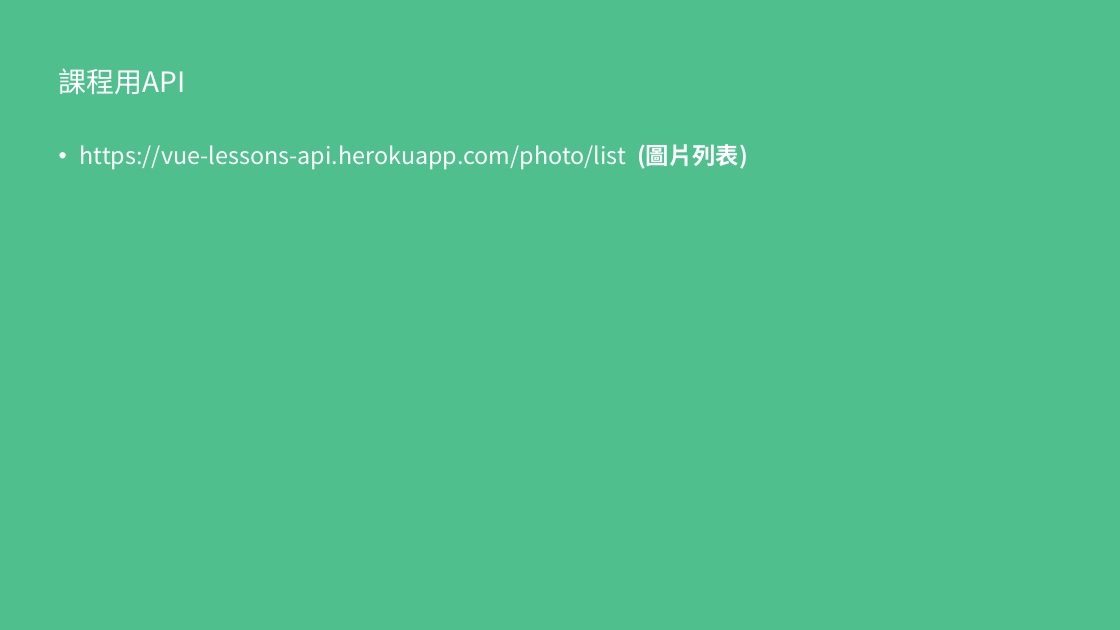
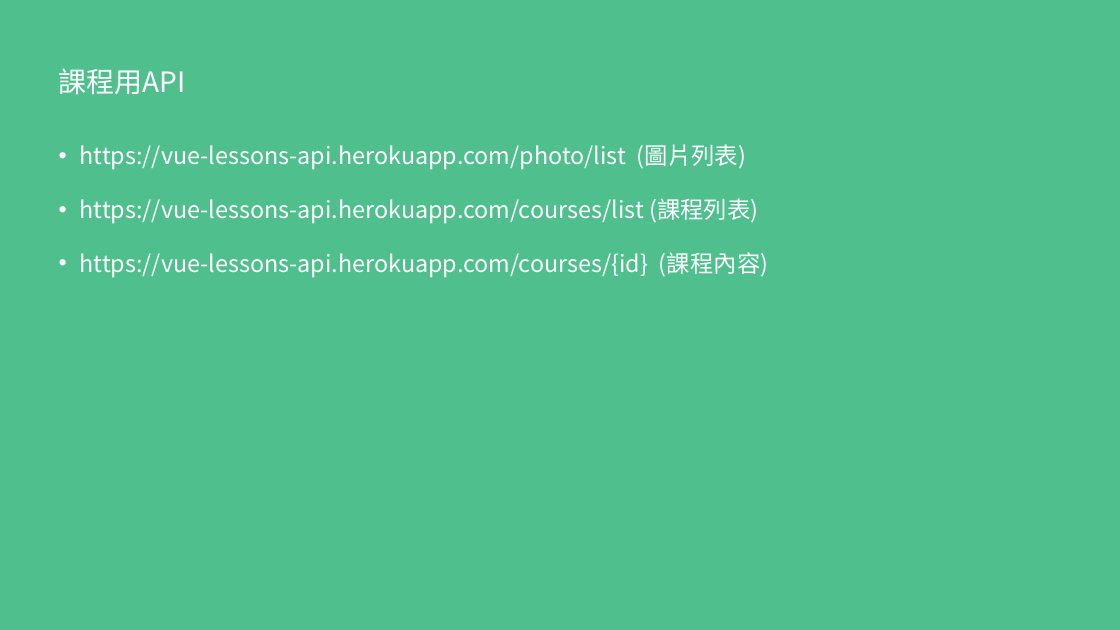
Before and after one commit to MikeOnlineCourse/Vue3_Course_Nuxt_Example, a slide deck: slide 15 of nuxt.pptx (slide 13 before the commit). Drawn at 1120x630 pixels with LibreOffice and Linux fonts; fonts in the diff are those of the drawing. Boxes give left, top, right and bottom in pixels: in the first picture for what was removed or moved away, otherwise in the second. Text is boxed around its words. In the diff, an @@ line names an element or a change of style, - is before the commit and + after.

```diff
--- a/nuxt.pptx
+++ b/nuxt.pptx
@@ text at (80,144,746,170): bold off in "(圖片列表)" @@
@@ text at (80,198,769,278): paragraphs added @@
+• https://vue-lessons-api.herokuapp.com/courses/list (課程列表)
+• https://vue-lessons-api.herokuapp.com/courses/{id} (課程內容)
```
Also in this commit, not shown: 2 slides added.
